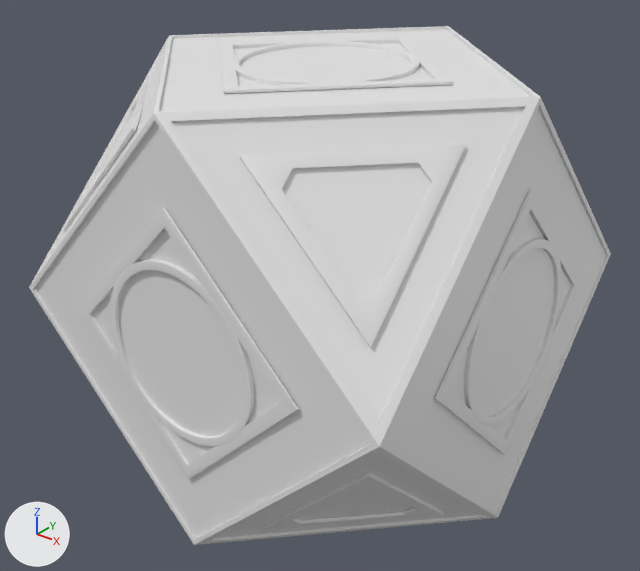
One commit to the OBJ model Models/Holocron_Centro.obj: the scene before it, then after it.
Camera for both pictures: a 50 mm camera at (12.33, -15.78, 9.28) aimed at (-0.08, -0.27, -0.34). Lighting does not change. The marker at lower left points along +X, +Y and +Z. The picture after the commit comes second. Where no turn or scale is listed for an object, it has been applied to the vertices. Vertices at exactly the same position are counted once.

Names of what the first picture shows: 'Holocron_Centro'.
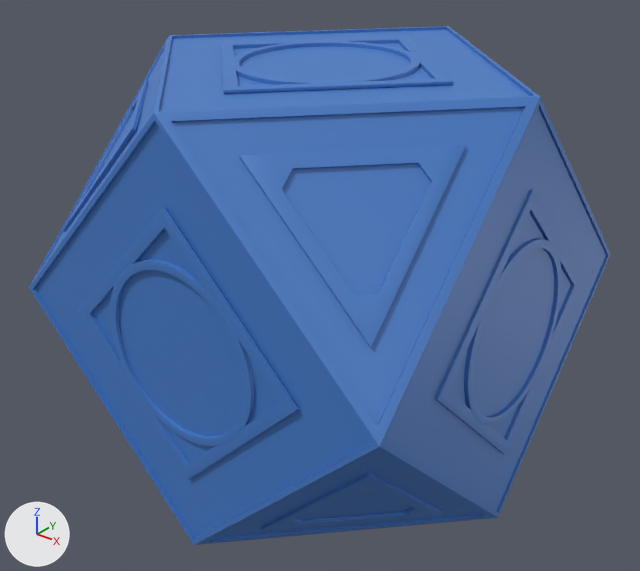
The edits, one by one:
Material 'Holocron_Main.001' (mat_holocron_main_001) is new.
Its base color is (0.06, 0.2, 0.58) (blue #457cc8).
Material 'Holocron_Inside.001' (mat_holocron_inside_001) is new.
Its base color is (0.04, 0.12, 0.3) (blue #386195).
me_holocron_centro has 20602 vertices, 39945 faces and spans x -5.17..5.17, y -5.23..5.23, z -5.24..5.24.
me_holocron_centro is used by ob_holocron_centro; location (0.0, 0.0, 0.0).
me_holocron_centro part 1: 30402 of the faces centred in x -5.17..5.17, y -5.23..5.23, z -5.24..5.24 switch from no material to mat_holocron_main_001 (blue #457cc8).
me_holocron_centro gains material mat_holocron_inside_001 (blue #386195).

Boxes [x1, y1, x2, y2] around the edits, measured in the pictures (640 x 571 px):
part 1 of me_holocron_centro, recoloured (white to blue): [29, 26, 611, 545] in both
